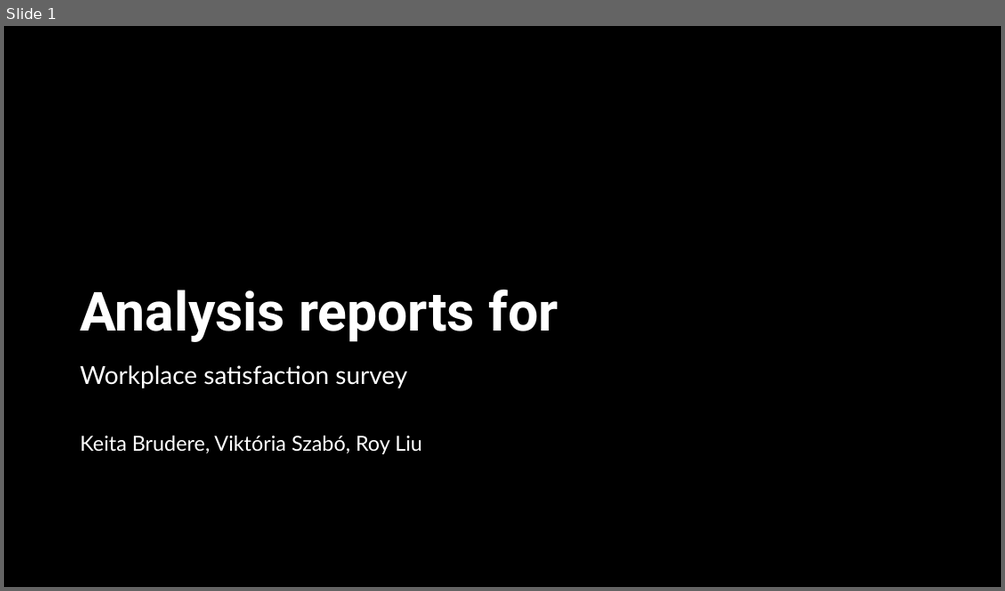
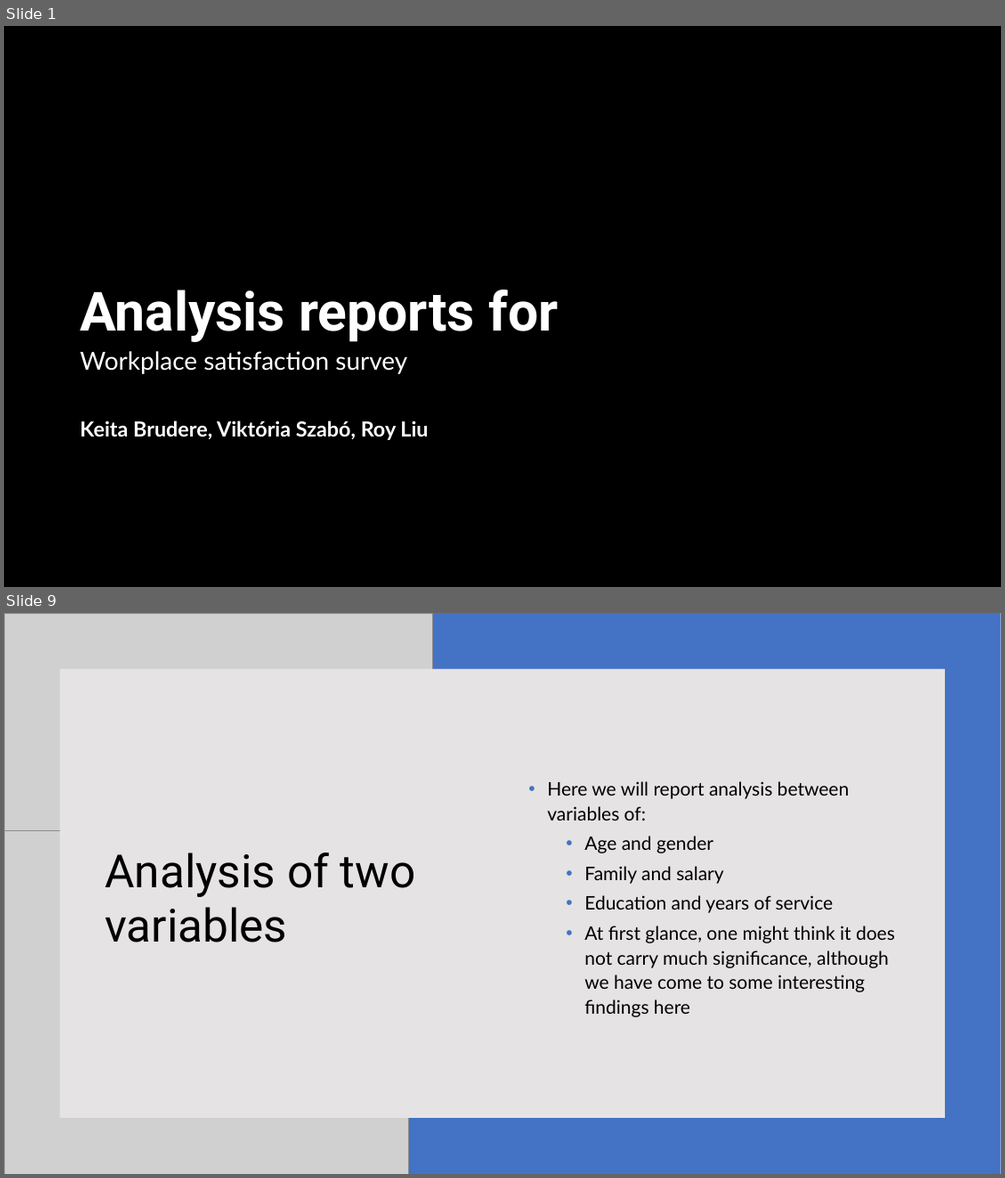
Before and after one commit to KatieRJ/BigDataProject, a slide deck: BigDataProject presentation.pptx. Shown one above the other, each under a label of ours: slide 1 before the commit, slides 1 and 9 after it; the slides between them are not shown. The pictures are 1005x591 and 1005x1178 pixels, drawn with LibreOffice and Linux fonts; fonts in the diff are those of the drawing; grey boxes stand for pictures; background and template pictures are left out; a plain dark background stands for a picture behind light text. Boxes give left, top, right and bottom in pixels: in the first picture for what was removed or moved away, otherwise in the second. Text is boxed around its words. In the diff, an @@ line names an element or a change of style, - is before the commit and + after.

```diff
--- a/BigDataProject presentation.pptx
+++ b/BigDataProject presentation.pptx
@@ slide 9 added at [4,613,1001,1174], background #FFFFFF @@
@@ rectangle added at [4,613,1001,1174], fill #4472C4 @@
@@ picture added at [4,613,432,1117] @@
@@ rectangle added at [60,669,945,1118], fill #FFFFFF @@
@@ rectangle added at [60,669,945,1118], fill #DBD8D8 at 70% opacity @@
@@ text added at [547,781,895,1017], 18 pt, text #000000 @@
+• Here we will report analysis between variables of:
+  • Age and gender
+  • Family and salary
+  • Education and years of service
+  • At first glance, one might think it does not carry much significance, although we have come to some interesting findings here
@@ picture added at [4,831,409,1174] @@
@@ title added at [105,852,416,942], 44 pt, text #000000 @@
+Analysis of two variables
@@ slide 1 changed as well @@
@@ subtitle "Workplace satisfaction survey": place and size @@
-subtitle "Workplace satisfaction survey" at [80,365,422,454]
+subtitle "Workplace satisfaction survey" at [80,351,428,440]
@@ subtitle at [80,420,428,440]: bold on in "Keita Brudere, Viktória Szabó, Roy Liu" @@
```
Also in this commit, not shown: 2 other slides changed, 10 other slides added, 1 slide removed, 2 other files.
